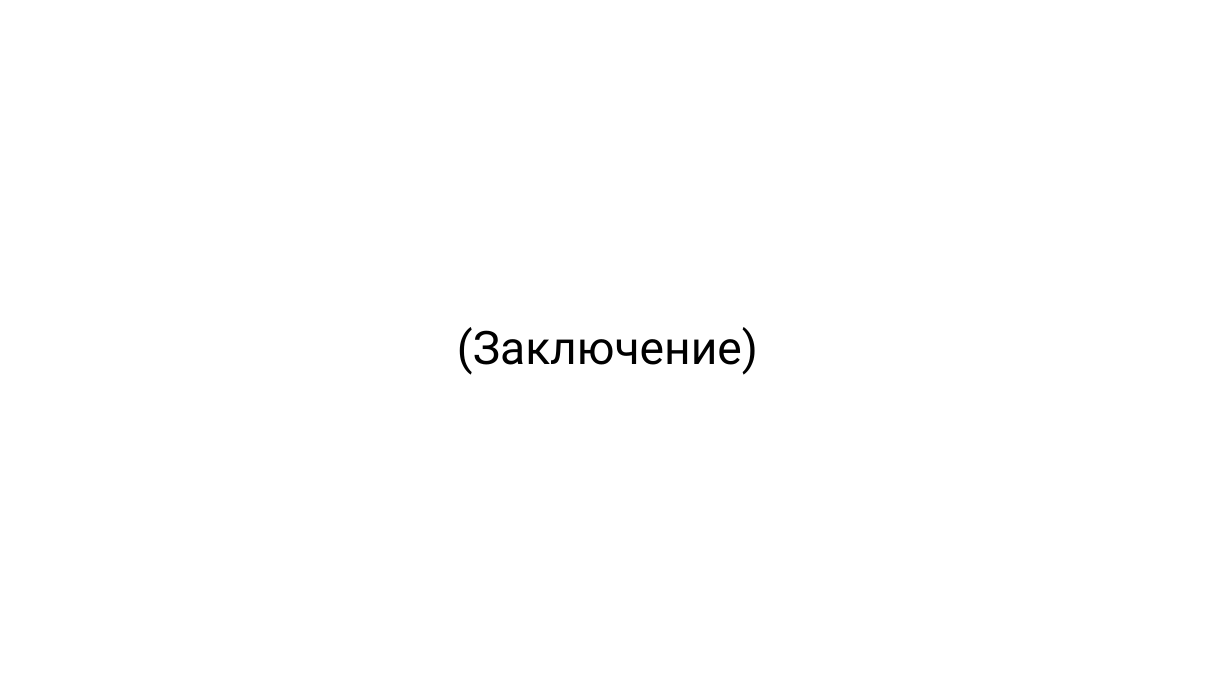
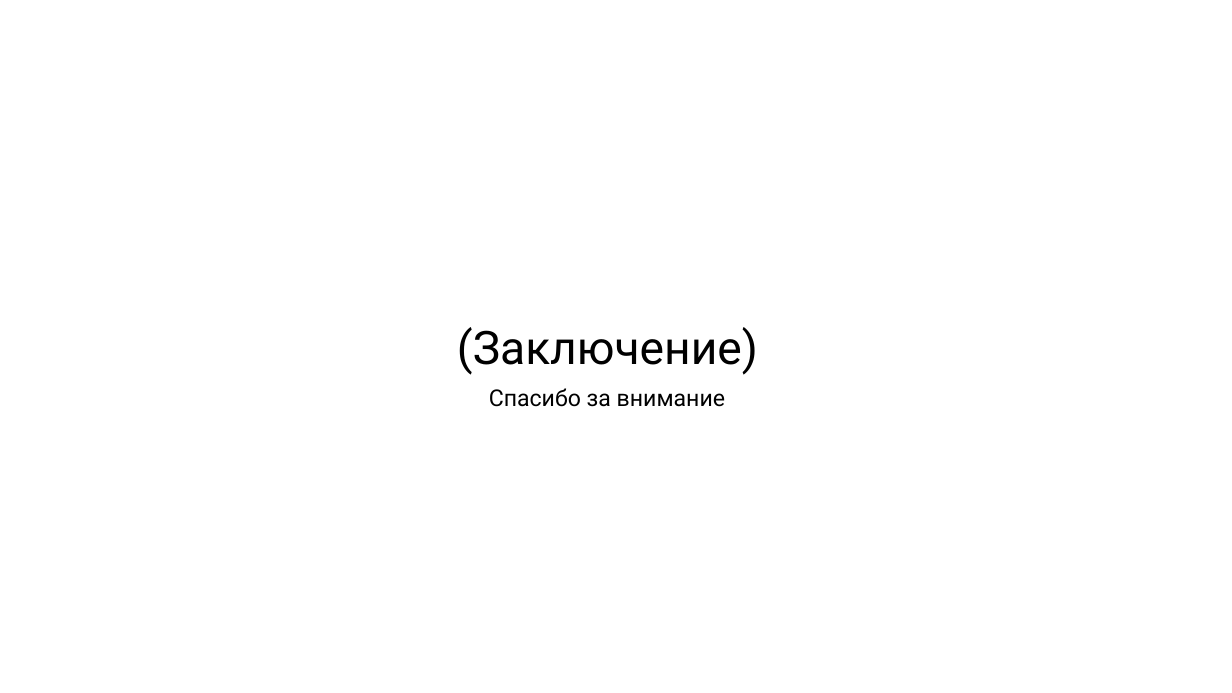
Before and after one commit to kounce/-, a slide deck: slide 7 of doc/Path to glory.pptx (slide 6 before the commit). Drawn at 1232x693 pixels with LibreOffice and Linux fonts; fonts in the diff are those of the drawing. Boxes give left, top, right and bottom in pixels: in the first picture for what was removed or moved away, otherwise in the second. Text is boxed around its words. In the diff, an @@ line names an element or a change of style, - is before the commit and + after.

```diff
--- a/doc/Path to glory.pptx
+++ b/doc/Path to glory.pptx
@@ text added at (x1=489, y1=388, x2=725, y2=407), 18 pt, text #000000 @@
+Спасибо за внимание
```
Also in this commit, not shown: 2 other slides changed, 2 slides added, 1 slide removed.
